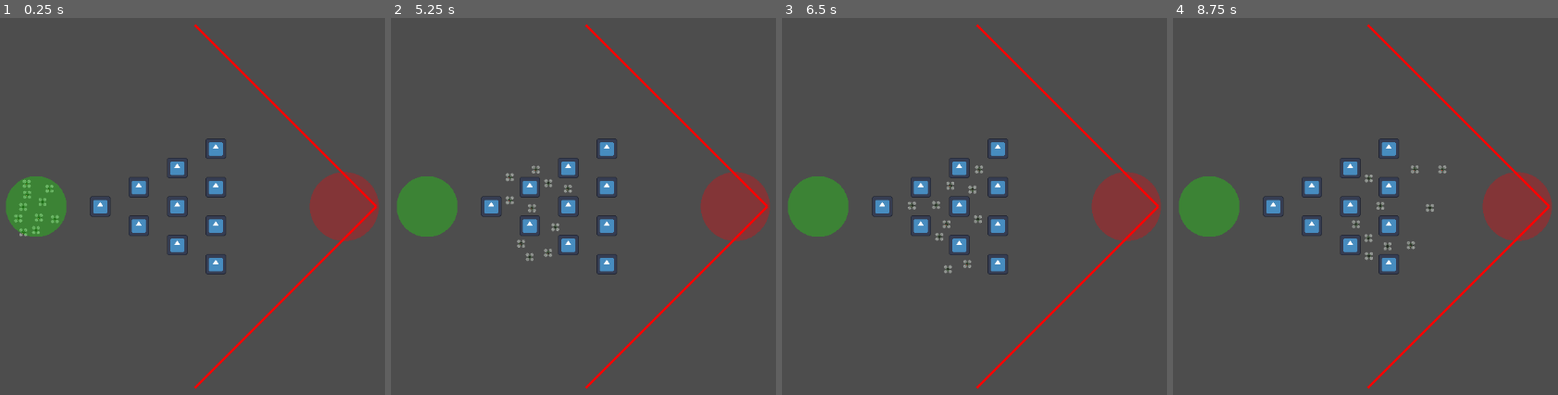
Above: before the commit, frames 1-4 (left to right).
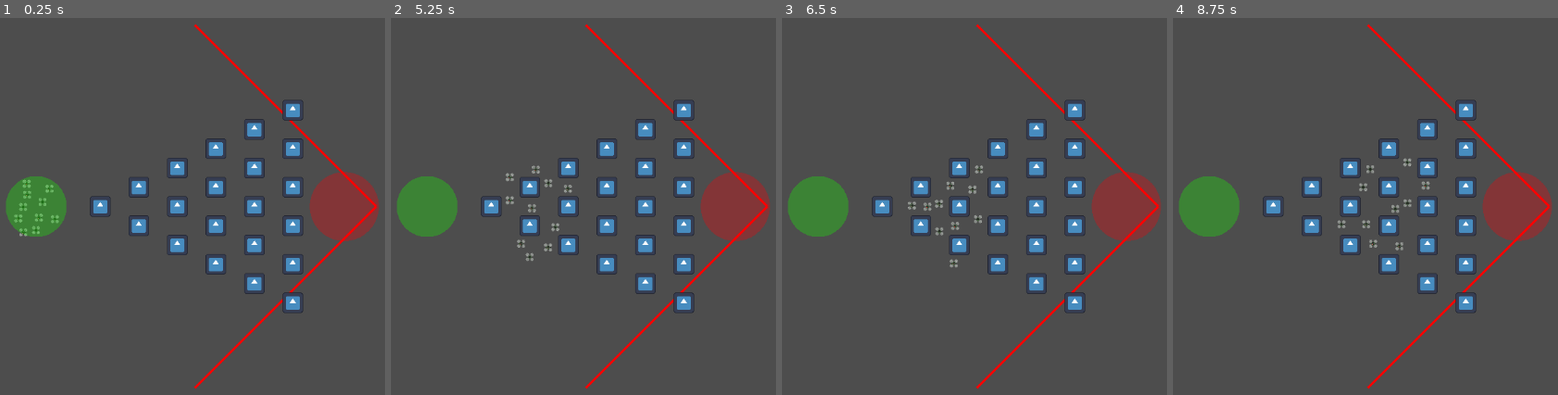
Above: after the commit, the same moments.

Repository: MRRP-lab/cluttered-navigation
Game: Godot game, scene res://scenes/field.tscn
The game is run twice, just before and just after one commit, with the same random seed, the same clock (stepped at 60 frames per second) and the same inputs. The engine's default icon, where the game draws it, is replaced by a stand-in: a white triangle on a blue panel in a dark square.
Inputs:
- Up to frame 1 (0.25 s): no input
- Up to frame 2 (5.25 s): no input
- Up to frame 3 (6.5 s): no input
- Up to frame 4 (8.75 s): no input

The runs differ from the first frame. In frame 1, 2.0% of the frame differs, in the area x 63-79%, y 21-79%; in frame 2, 2.1%; in frame 3, 2.3%; in frame 4, 2.6%, in the area x 42-79%, y 21-79%.

Commit message:
Add option for weighted probability

Diff:
--- a/pinko-drones/scenes/field.tscn
+++ b/pinko-drones/scenes/field.tscn
@@ -13,7 +13,10 @@
 
 [node name="Simulator" type="Node2D" node_paths=PackedStringArray("start", "end", "obstacles", "drones")]
 script = ExtResource("1_pn4dk")
+obstacle_width = 6
+obstacle_depth = 6
 droneNum = 10
+weighted_direction = true
 Maximum_Angle = 45.0
 start = NodePath("Start")
 end = NodePath("End")
--- a/pinko-drones/scripts/Initialize.gd
+++ b/pinko-drones/scripts/Initialize.gd
@@ -9,6 +9,7 @@
 @export_range(0, 100, 1, "suffix:%") var obstacle_randomization: int  ## Degree of randomization. Higher value -> larger randomization offset
 
 @export var droneNum: int
+@export var weighted_direction: bool
 
 @export_range(1, 180, 1, "suffix:°") var Maximum_Angle: float
 @export var start: Node2D
@@ -39,10 +40,11 @@
 
 		var start_offset = Vector2(-start.get_child(0).shape.radius, 0)
 		var end_offset = Vector2(end.get_child(0).shape.size.x/2, 0)
-
 		newDrone.start_point = start.global_position + start_offset
 		newDrone.end_point = end.global_position
+
 		newDrone.max_angle = Maximum_Angle
+		newDrone.weighted = weighted_direction
 
 		var randOffset = Vector2(randf() * 50 - 25, randf() * 50 - 25)
 		newDrone.position = start.position + randOffset
--- a/pinko-drones/scripts/plinko_drone.gd
+++ b/pinko-drones/scripts/plinko_drone.gd
@@ -10,8 +10,9 @@
 
 @export var start_point: Vector2
 @export var end_point: Vector2
+
 @export var max_angle: float
-
+@export var weighted: bool
 # scanners for obstacles.
 # detector one monitors if the drone is about to hit an obstacle.
 # detector 2 makes sure the drone won't crash into the same obstacle again after avoiding it.
@@ -71,7 +72,7 @@
 		if (position.x > end_point.x):
 			x_component = Vector2(-1 * move_speed, 0)
 
-		y_component += Vector2(0,1 * move_speed)
+		y_component += Vector2(0, 1 * move_speed)
 		if (global_position.y > end_point.y):
 			y_component *= -1
 		set_velocity(x_component + y_component)
@@ -94,14 +95,21 @@
 
 func angle_from_end() -> float:
 	return angle_between(start_point, end_point, global_position)
-func get_angle_to_end() -> float:
-	return angle_between(start_point, global_position, end_point)
+
 #Angle in radians from points that make up angle ABC.
 func angle_between(A, B, C) -> float:
 	var v1 = (A - B).normalized()
 	var v2 = (C - B).normalized()
 	return acos(v1.dot(v2))
 
+
+# returns 0.5 to -0.5 based on the angle of the drone to the end
+func get_vertical_percent() -> float:
+	var percent = angle_from_end() / (max_angle * 2)
+	if (global_position.y < end_point.y):
+		return percent
+	else:
+		return -percent
 
 
 # change the state to advancing.
@@ -116,12 +124,16 @@
 
 # change the state to avoiding.
 func change_state_avoiding():
-
 	set_velocity(Vector2(0,0))
 
-	# Set a random direction based off
+	var vertical_percent = 0
+	if (weighted):
+		vertical_percent = get_vertical_percent()
+	# Set a random avoid direction based off the percent the drone exists
+	# between the angled boundary from the end
 	var rng = randf()
-	direction = 1 if rng < avoid_probability else -1
+	print(str(rng, " vs. ", (avoid_probability + vertical_percent)))
+	direction = 1 if rng < (avoid_probability + vertical_percent) else -1
 
 	current_state = states.AVOIDING
 
